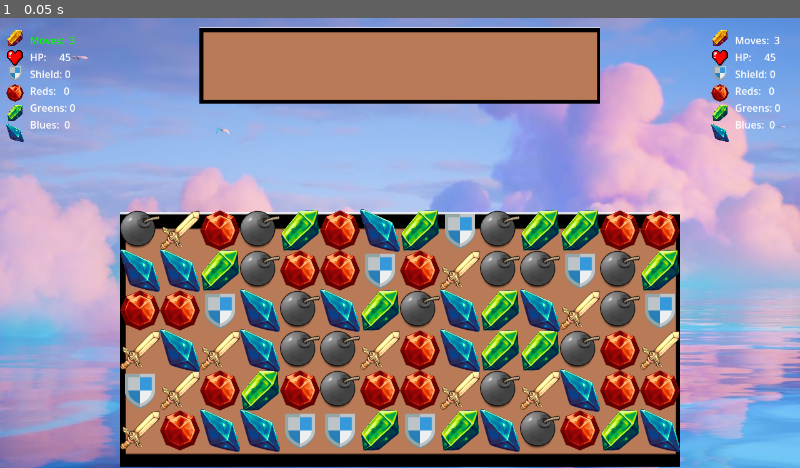
Above: before the commit, frame 1.
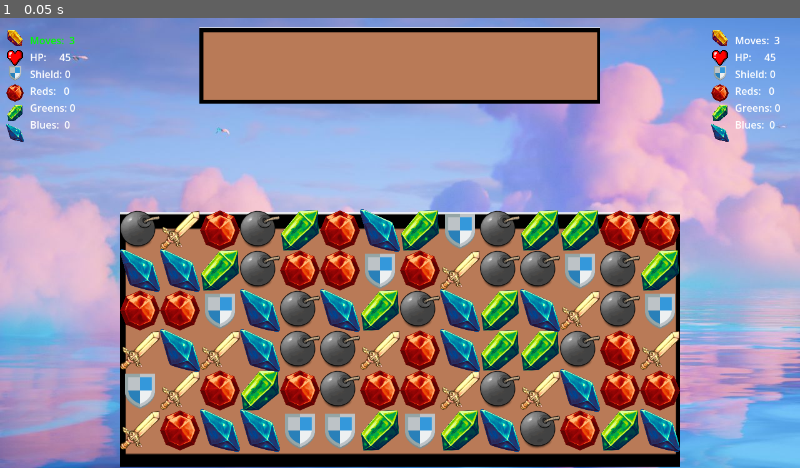
Above: after the commit, the same moment.

Repository: sptm7731/match3_pvp
Game: Godot game, scene res://game_window.tscn
The game is run twice, just before and just after one commit, with the same random seed, the same clock (stepped at 60 frames per second) and the same inputs.
Inputs:
- Up to frame 1 (0.05 s): no input

The runs differ from the first frame. In frame 1, 0.1% of the frame differs, in the area x 0-91%, y 2-7%.

Commit message:
game end popup added

Diff:
--- a/game_window.tscn
+++ b/game_window.tscn
@@ -9,6 +9,7 @@
 [ext_resource type="Texture2D" uid="uid://crcok4e6x7bht" path="res://assets/Pieces/rg_19.png" id="7_5hxuy"]
 [ext_resource type="Texture2D" uid="uid://dj6eq527oop21" path="res://assets/Pieces/gg_27.png" id="8_4n7pg"]
 [ext_resource type="Texture2D" uid="uid://bq57nbwtctrdx" path="res://assets/Pieces/bg_26.png" id="9_mpjr5"]
+[ext_resource type="Texture2D" uid="uid://bdp5dkywutm0t" path="res://assets/UI/Button Template Orange.png" id="10_becyb"]
 
 [node name="game_window" type="Node2D"]
 
@@ -87,6 +88,7 @@
 position = Vector2(0, -72)
 scale = Vector2(0.08, 0.08)
 texture = ExtResource("4_peqo3")
+flip_h = true
 
 [node name="HP_icon" type="Sprite2D" parent="player0_icons"]
 position = Vector2(0, -40)
@@ -147,6 +149,7 @@
 position = Vector2(0, -72)
 scale = Vector2(0.08, 0.08)
 texture = ExtResource("4_peqo3")
+flip_h = true
 
 [node name="HP_icon" type="Sprite2D" parent="player1_icons"]
 position = Vector2(0, -40)
@@ -173,6 +176,24 @@
 scale = Vector2(0.08, 0.08)
 texture = ExtResource("9_mpjr5")
 
+[node name="winner" type="Popup" parent="."]
+transparent_bg = true
+position = Vector2i(512, 144)
+size = Vector2i(250, 150)
+
+[node name="TextureRect" type="TextureRect" parent="winner"]
+offset_right = 250.0
+offset_bottom = 150.0
+texture = ExtResource("10_becyb")
+expand_mode = 1
+
+[node name="Label" type="Label" parent="winner"]
+offset_left = 45.0
+offset_top = 50.0
+offset_right = 125.0
+offset_bottom = 96.0
+scale = Vector2(1.5, 1.5)
+
 [connection signal="timeout" from="destroy_timer" to="grid" method="_on_destroy_timer_timeout"]
 [connection signal="timeout" from="collapse_timer" to="grid" method="_on_collapse_timer_timeout"]
 [connection signal="timeout" from="refill_timer" to="grid" method="_on_refill_timer_timeout"]
--- a/scripts/grid.gd
+++ b/scripts/grid.gd
@@ -55,6 +55,7 @@
 
 
 func _ready():
+	#$winner.hide()
 	state = move;
 	randomize();
 	all_pieces = make2darray();
@@ -107,6 +108,16 @@
 	else:
 		_set_labels_color(p0_labels, inactive_color)
 		_set_labels_color(p1_labels, active_color)
+
+	if players[1-current_player_index].health == 0:
+		state = wait
+		var winner_index = current_player_index
+		var winner_text = "Player %d Wins!" % (winner_index)
+
+		var popup = get_parent().get_node("winner")
+		popup.get_node("Label").text = winner_text
+		popup.popup()
+
 
 func _set_labels_color(labels, color):
 	labels.moves.modulate = color
Binary file added: assets/UI/Button Template Orange.png
Not shown, added: assets/UI/Button Template Orange.png.import
Not shown: 1 places in game_window.tscn that only renumber resources
